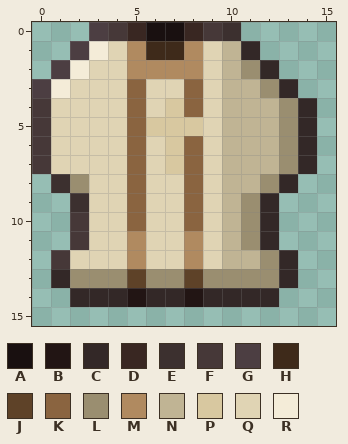
Edited in one commit: pixel-art file (resources/gfx/ui/icons/items/poacher_hide_vest.aseprite). Above is the file before it was changed.
16x16 pixels, 1 frame. Colours within 5 levels of each other are drawn and written as one.
Palette (. is transparent): A #191010  B #221514  C #332827  D #392722  E #3c302f  F #463838  G #4c3e42  H #3e2a1a  J #5e4228  K #8a6440  L #9a8e70  M #b08a60  N #c0b494  P #d8c8a0  Q #e0d4b4  R #f4ecd8
Pixels before, first column x 0:
 0 ...GFDAADFE....
 1 ..GRQMHHMQNC...
 2 .GRQQMMMMQNLC..
 3 GRQQQKQQKQNNLC.
 4 FQQQQKQPKQNNNLC
 5 FQQQQKPPPQNNNLC
 6 FQQQQKQPKQNNNLC
 7 FQQQQKQPKQNNNLC
 8 .ELQQKQQKQNNLC.
 9 ..EQQKQQKQNLC..
10 ..FQQKQQKQNLC..
11 ..FQQMQQMQNLC..
12 .FQQQMQQMQNNLC.
13 .CLLLJLLJLLLLC.
14 ..CCCBCCBCCCC..
And afterwards:
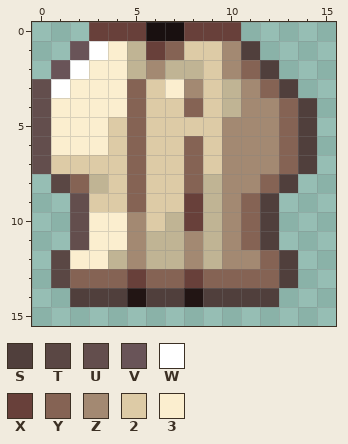
Colours new in this view: S #503f3c  T #5a4744  U #634e4d  V #695458  W #ffffff  X #68403a  Y #856354  Z #a38972  2 #ddcba6  3 #fbeecf
Diff:
Changed rows in their new state; - is an unchanged pixel.
first column x 0:
 0 ---XXX--XXX----
 1 --VW3NXY22ZS---
 2 -VW33NZNN2ZYS--
 3 UW333Y23Z2-ZYS-
 4 U3333Y22Y2-ZZYS
 5 U3332Y2222ZZZYS
 6 U3332Y22Y2ZZZYS
 7 U2222Y22Y2ZZZYS
 8 -TYN2Y22YNZZYS-
 9 --U22Y22XNZYS--
10 --U33Z2NXNZYS--
11 --U33ZNNZNZYS--
12 -T33NZNNZNZZYS-
13 -TYYYXYYXYYYYS-
14 --SSS-SS-SSSS--
Where, in picture pixels (left, top, right, bottom), the same in both pictures:
changed: (32, 22, 317, 307)
